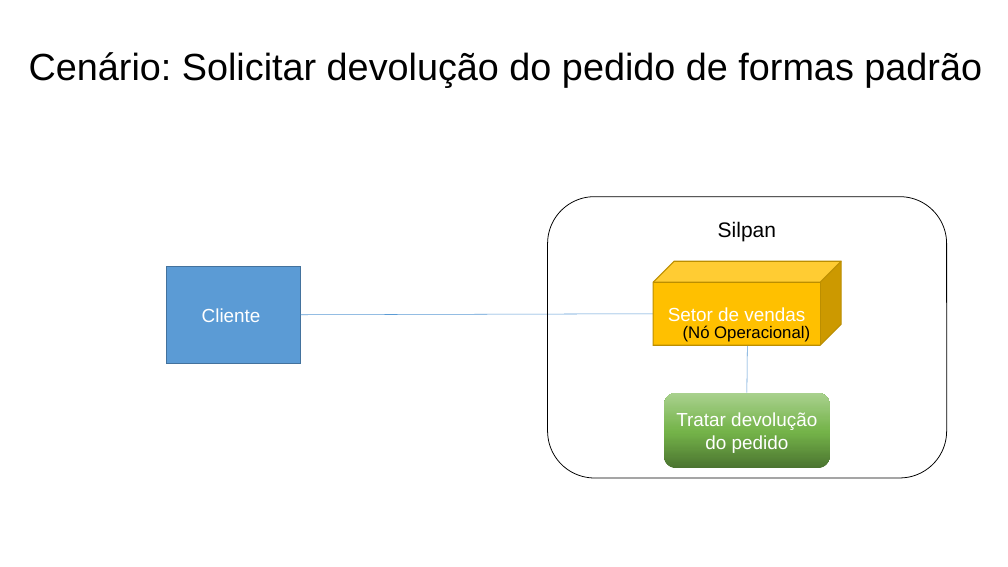
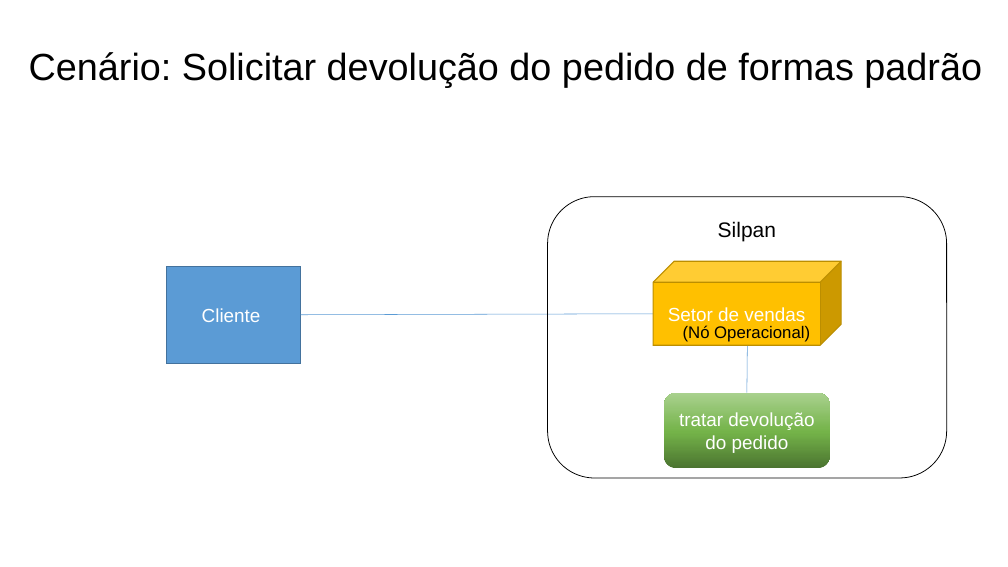
Before and after one commit to Systematicos/FindingApp, a slide deck: slide 5 of Documentation/15._Arquitetura_de_Negócio_para_cada_Cenário.pptx. Drawn at 1008x567 pixels with LibreOffice and Linux fonts; fonts in the diff are those of the drawing. Boxes give left, top, right and bottom in pixels: in the first picture for what was removed or moved away, otherwise in the second. Text is boxed around its words. In the diff, an @@ line names an element or a change of style, - is before the commit and + after.

```diff
--- a/Documentation/15._Arquitetura_de_Negócio_para_cada_Cenário.pptx
+++ b/Documentation/15._Arquitetura_de_Negócio_para_cada_Cenário.pptx
@@ text in rounded rectangle at (679,412,814,453): text changed @@
-Tratar devolução do pedido
+tratar devolução do pedido
```
Also in this commit, not shown: 3 other slides changed, 6 other files.
